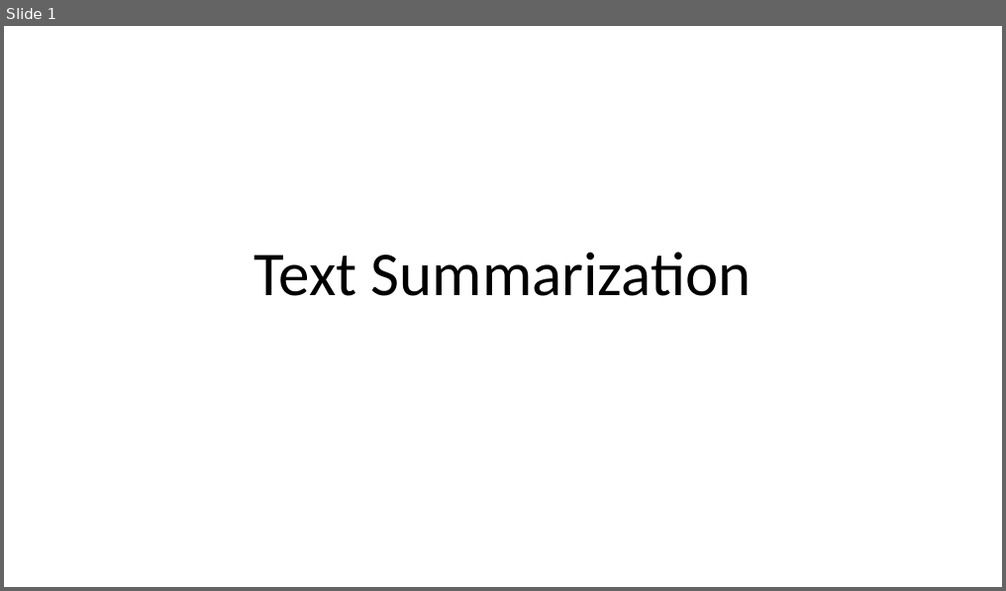
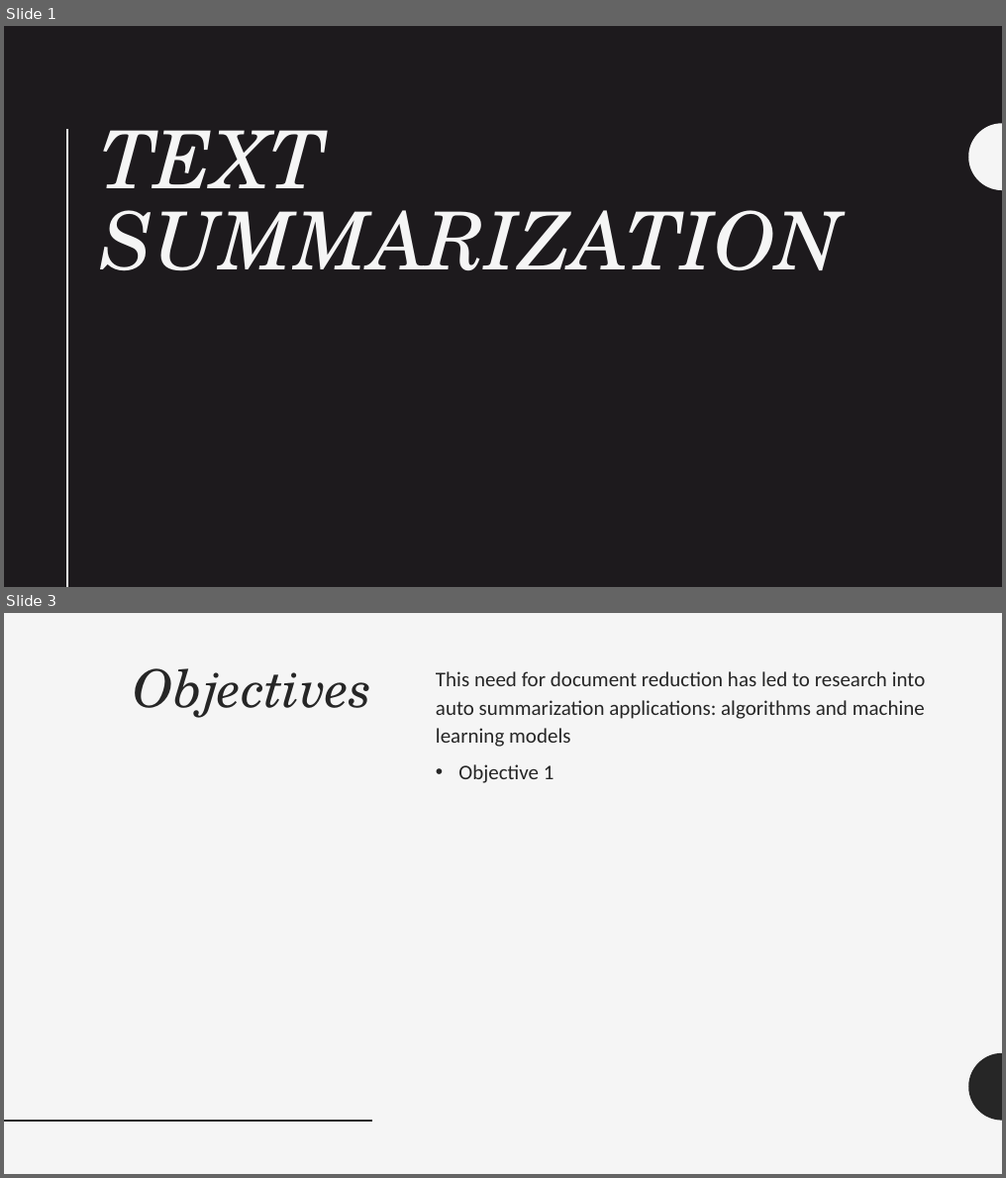
Before and after one commit to mhserry/F21AA, a slide deck: CW2/ResearchReport/Text Summarization.pptx. Shown one above the other, each under a label of ours: slide 1 before the commit, slides 1 and 3 after it; the slides between them are not shown. The pictures are 1006x591 and 1006x1178 pixels, drawn with LibreOffice and Linux fonts; fonts in the diff are those of the drawing. Boxes give left, top, right and bottom in pixels: in the first picture for what was removed or moved away, otherwise in the second. Text is boxed around its words. In the diff, an @@ line names an element or a change of style, - is before the commit and + after.

```diff
--- a/CW2/ResearchReport/Text Summarization.pptx
+++ b/CW2/ResearchReport/Text Summarization.pptx
@@ slide 3 added at [4, 613, 1002, 1174], background #F5F5F5 @@
@@ title added at [133, 668, 372, 718], 50 pt, text #262626, italic @@
+Objectives
@@ text added at [436, 671, 926, 783], 20 pt, text #262626 @@
+This need for document reduction has led to research into auto summarization applications: algorithms and machine learning models
+• Objective 1
@@ freeform shape added at [969, 1054, 1002, 1121], fill #262626 @@
@@ line added from (4, 1121) to (372, 1121), #262626 2 pt @@
@@ slide 1 changed as well @@
@@ background #FFFFFF to #1D1A1D @@
@@ line added from (67, 129) to (67, 587), #F5F5F5 2 pt @@
@@ title "TEXT SUMMARIZATION" at [101, 130, 842, 272]: vertical alignment bottom to top @@
@@ title at [101, 130, 842, 272]: text changed; size 60 to 77 pt; font Calibri to TeX Gyre Schola; text colour #000000 to #F5F5F5; italic on @@
-Text Summarization
+TEXT SUMMARIZATION
@@ freeform shape added at [969, 123, 1002, 190], fill #F5F5F5 @@
```
Also in this commit, not shown: 2 other slides changed, 6 other slides added, 2 slides removed, 1 other file.
